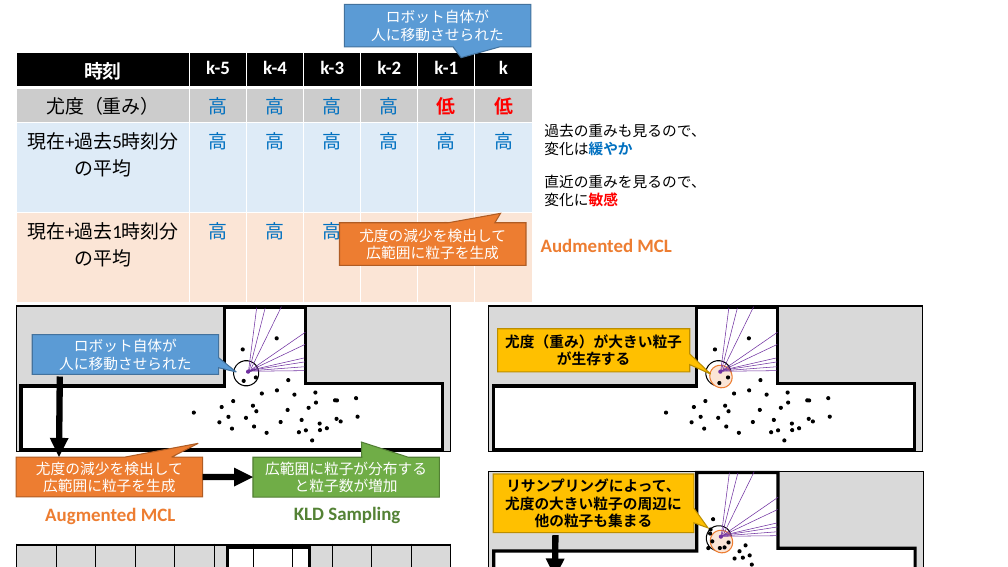
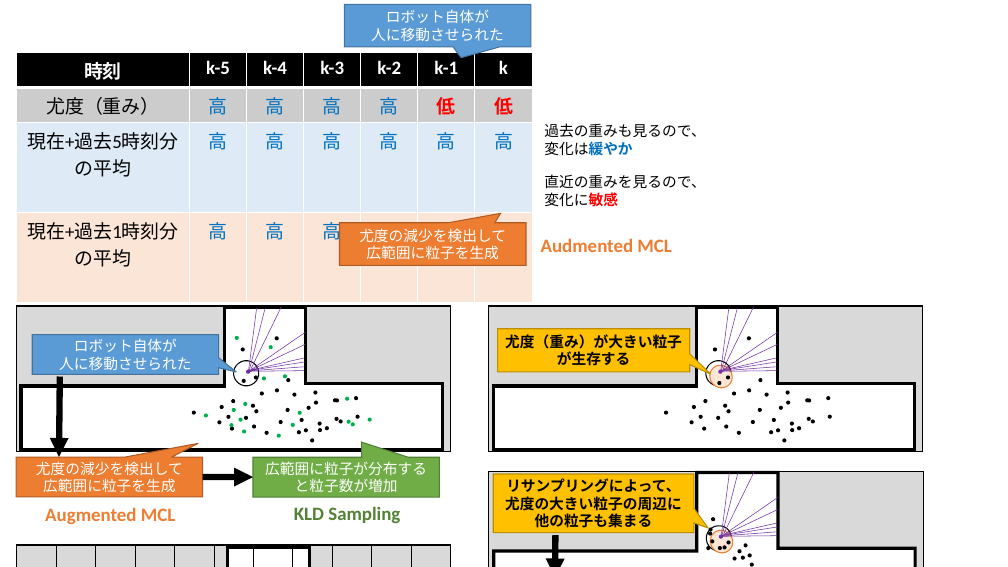
Before and after one commit to MoriKen254/Qiita, a slide deck: slide 48 of Navigation Stack を理解する/Navigation Stack を理解する.pptx. Drawn at 1008x567 pixels with LibreOffice and Linux fonts; fonts in the diff are those of the drawing. Boxes give left, top, right and bottom in pixels: in the first picture for what was removed or moved away, otherwise in the second. Text is boxed around its words. In the diff, an @@ line names an element or a change of style, - is before the commit and + after.

```diff
--- a/Navigation Stack を理解する/Navigation Stack を理解する.pptx
+++ b/Navigation Stack を理解する/Navigation Stack を理解する.pptx
@@ ellipse added at (x1=235, y1=337, x2=238, y2=340), fill #00B050, outline #00B050 1 pt @@
@@ ellipse added at (x1=269, y1=346, x2=272, y2=349), fill #00B050, outline #00B050 1 pt @@
@@ ellipse added at (x1=262, y1=377, x2=265, y2=380), fill #00B050, outline #00B050 1 pt @@
@@ ellipse added at (x1=284, y1=375, x2=287, y2=378), fill #00B050, outline #00B050 1 pt @@
@@ ellipse added at (x1=204, y1=414, x2=207, y2=417), fill #00B050, outline #00B050 1 pt @@
@@ ellipse added at (x1=232, y1=408, x2=235, y2=411), fill #00B050, outline #00B050 1 pt @@
@@ ellipse added at (x1=239, y1=418, x2=242, y2=421), fill #00B050, outline #00B050 1 pt @@
@@ ellipse added at (x1=244, y1=402, x2=247, y2=405), fill #00B050, outline #00B050 1 pt @@
@@ ellipse added at (x1=299, y1=411, x2=302, y2=414), fill #00B050, outline #00B050 1 pt @@
@@ ellipse added at (x1=346, y1=397, x2=349, y2=400), fill #00B050, outline #00B050 1 pt @@
@@ ellipse added at (x1=368, y1=418, x2=371, y2=421), fill #00B050, outline #00B050 1 pt @@
@@ ellipse added at (x1=230, y1=423, x2=233, y2=426), fill #00B050, outline #00B050 1 pt @@
@@ ellipse added at (x1=243, y1=430, x2=246, y2=433), fill #00B050, outline #00B050 1 pt @@
@@ ellipse added at (x1=278, y1=434, x2=281, y2=437), fill #00B050, outline #00B050 1 pt @@
@@ ellipse added at (x1=291, y1=423, x2=294, y2=426), fill #00B050, outline #00B050 1 pt @@
@@ ellipse added at (x1=347, y1=420, x2=350, y2=423), fill #00B050, outline #00B050 1 pt @@
@@ ellipse added at (x1=352, y1=423, x2=355, y2=426), fill #00B050, outline #00B050 1 pt @@
```
Also in this commit, not shown: 4 other slides changed, 9 other files.
